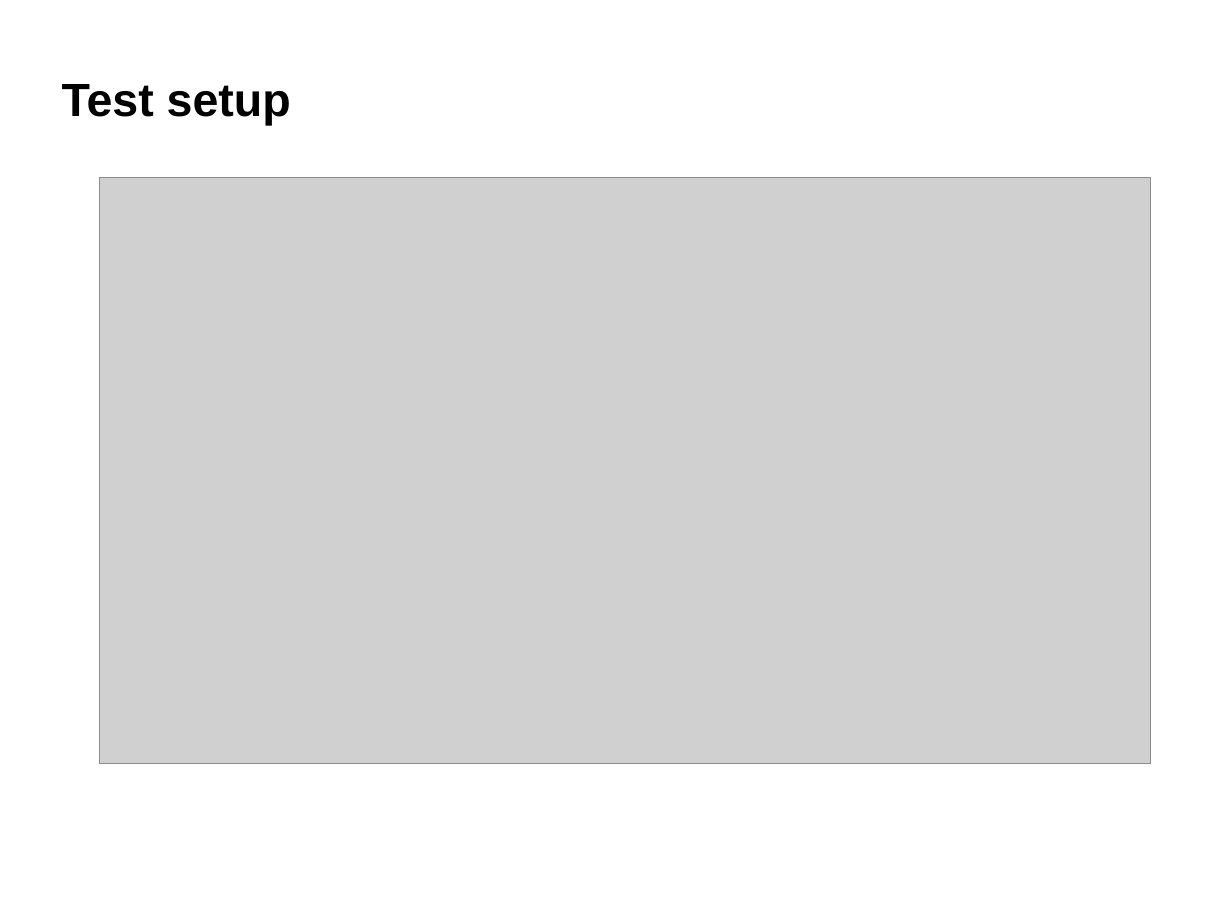
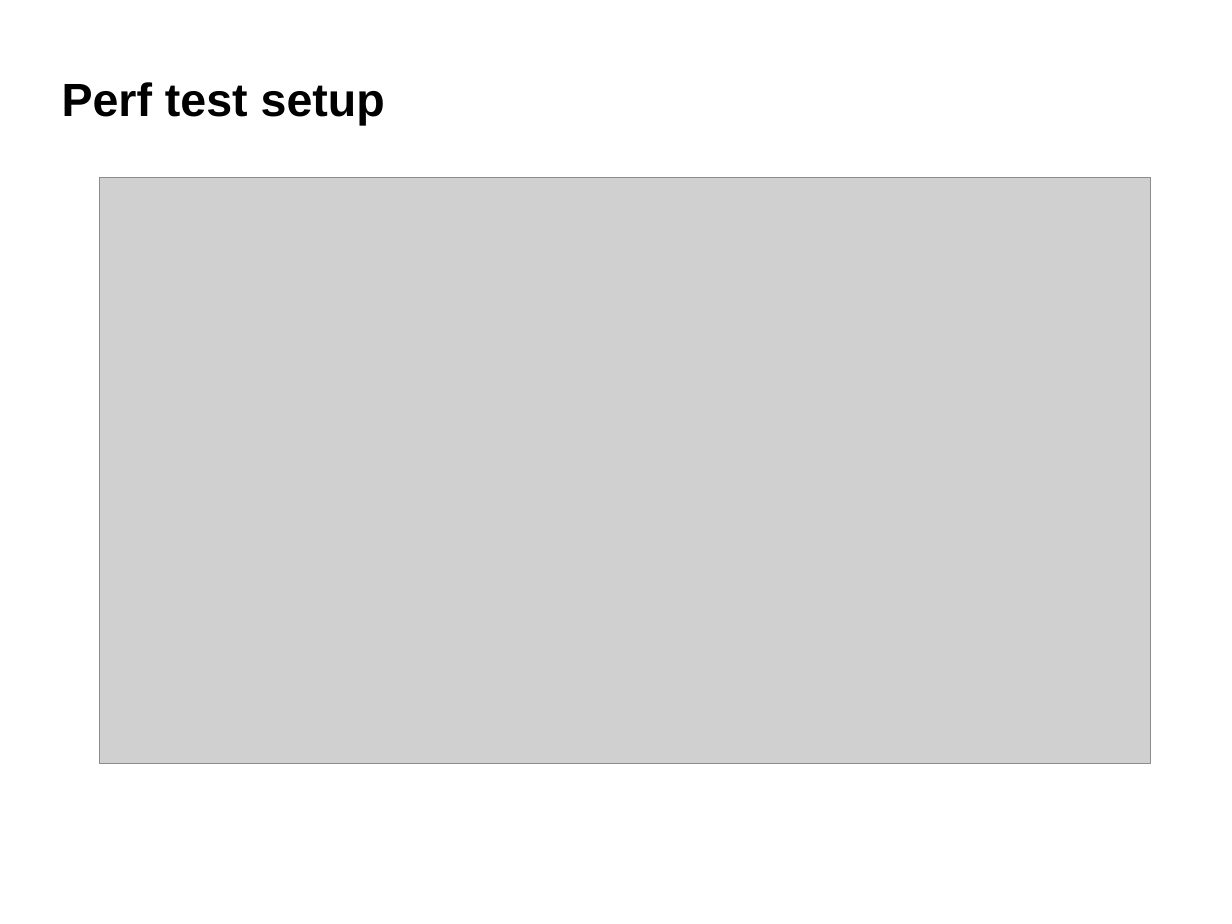
Before and after one commit to belaban/SessionPerf, a slide deck: slide 5 of docs/jbw2012.odp (slide 4 before the commit). Drawn at 1232x924 pixels with LibreOffice and Linux fonts; fonts in the diff are those of the drawing; grey boxes stand for pictures; background and template pictures are left out. Boxes give left, top, right and bottom in pixels: in the first picture for what was removed or moved away, otherwise in the second. Text is boxed around its words. In the diff, an @@ line names an element or a change of style, - is before the commit and + after.

Commit message:
ns

```diff
--- a/docs/jbw2012.odp
+++ b/docs/jbw2012.odp
@@ title at (62, 82, 385, 125): text changed @@
-Test setup
+Perf test setup
```
Also in this commit, not shown: 6 slides added.
